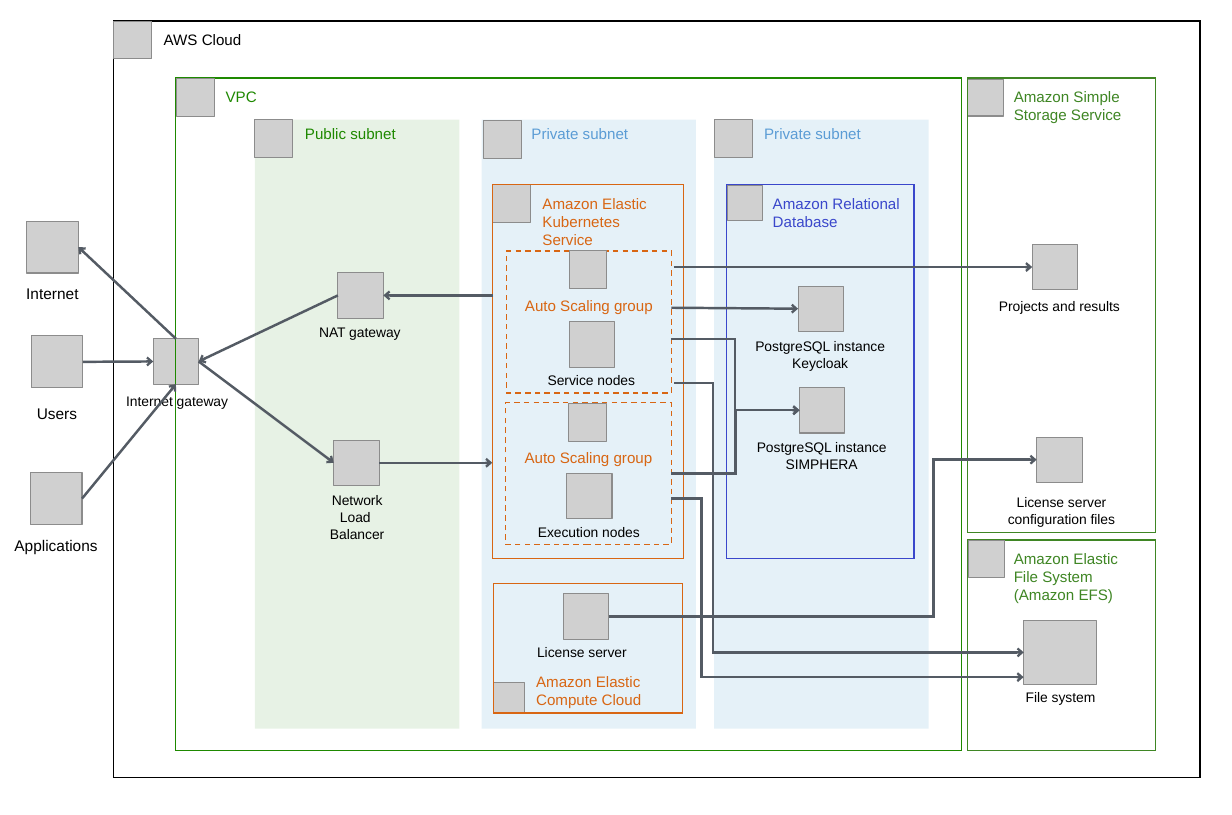
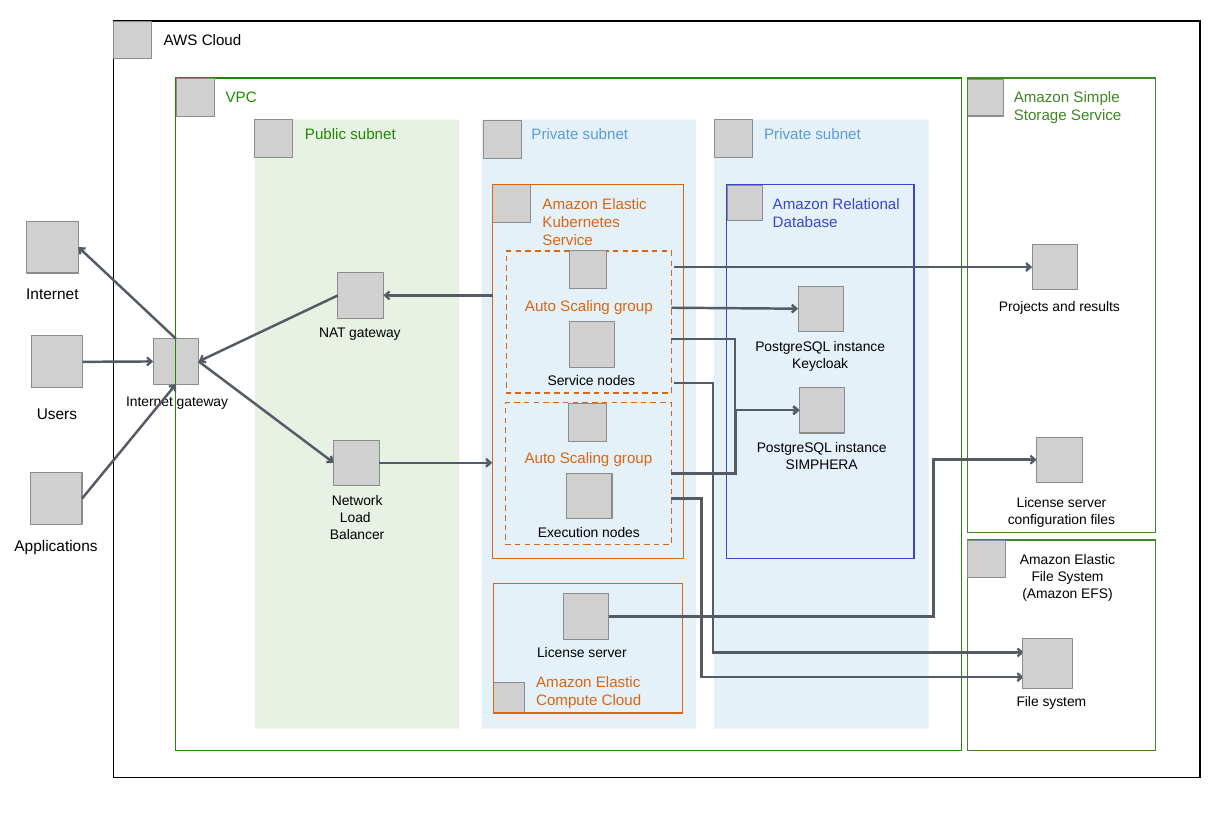
Before and after one commit to dspace-group/simphera-reference-architecture-aws, a slide deck: slide 1 of architecture-diagram.pptx. Drawn at 1232x815 pixels with LibreOffice and Linux fonts; fonts in the diff are those of the drawing; grey boxes stand for pictures. Boxes give left, top, right and bottom in pixels: in the first picture for what was removed or moved away, otherwise in the second. Text is boxed around its words. In the diff, an @@ line names an element or a change of style, - is before the commit and + after.

```diff
--- a/architecture-diagram.pptx
+++ b/architecture-diagram.pptx
@@ text in rectangle at box(1014, 553, 1118, 603): text removed @@
-Amazon Elastic File System (Amazon EFS)
@@ text added at box(1020, 554, 1115, 601), 9.9 pt, text #000000 @@
+Amazon Elastic File System (Amazon EFS)
@@ picture removed at box(1024, 620, 1097, 685) @@
@@ picture added at box(1023, 638, 1073, 689) @@
@@ text "File system": place and size @@
-text "File system" at box(1026, 692, 1096, 705)
+text "File system" at box(1017, 696, 1087, 709)
@@ text "File system" at box(1017, 696, 1087, 709): alignment left to centre @@
```
Also in this commit, not shown: 1 other file.
